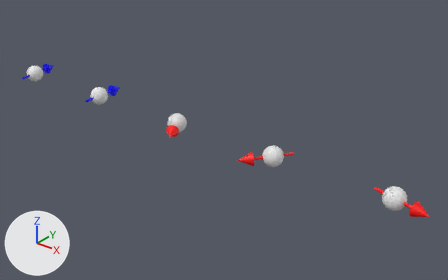
Before and after pictures for a commit that changed the Blender file Blender/spins1D.blend.
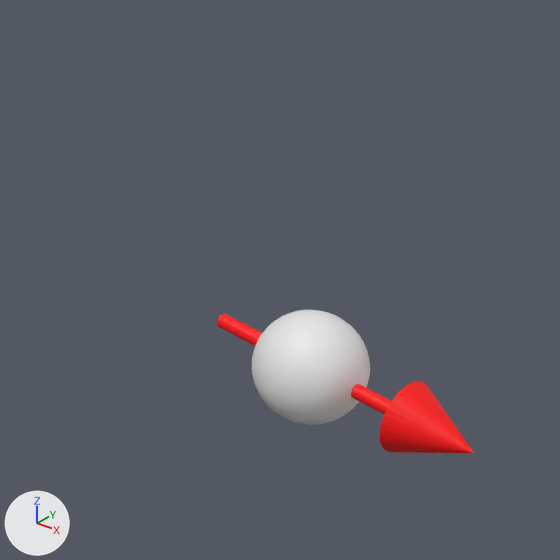
The first picture shows the older version from a 50 mm lens placed at (96.5, -64.0, 39.6), pointed at (42.8, 3.1, -2.1). The close-ups show both versions on the part from 73% to 100% of the width and 43% to 86% of the height of that picture; other places that the commit changed are outside them. The axes (+X, +Y, +Z) are drawn at lower left. The lights are the same throughout.

The scene before the commit, as lines of its bpy script (objects in view):
```python
mat_spin_color_4 = principled_material('Spin color 4')
mat_spin_color_4.base_color = (1.0, 0.0, 0.0)  # red #ff0000
me_cylinder_004 = bpy.data.meshes.new('Cylinder.004')
me_cylinder_004.from_pydata(...)  # 128 vertices, 98 faces; spans x -1.0..1.0, y -2.0..3.41, z -1.0..1.0
me_cylinder_004.materials.append(mat_spin_color_4)  # red #ff0000
me_sphere_004 = bpy.data.meshes.new('Sphere.004')
me_sphere_004.from_pydata(...)  # a UV sphere (32 segments, 16 rings, poles along z) spanning x -1.5..1.5, y -1.5..1.5, z -1.5..1.5
me_sphere_004.polygons.foreach_set('use_smooth', [True] * 512)
ob_cylinder_004 = bpy.data.objects.new('Cylinder.004', me_cylinder_004)
ob_cylinder_004.location = (72.0, 0.0, 0.0)
ob_cylinder_004.rotation_euler = (0.0, 0.0, 4.454)  # degrees (0, 0, 255)
ob_cylinder_004.scale = (1.0, 1.5, 1.0)
ob_sphere_004 = bpy.data.objects.new('Sphere.004', me_sphere_004)
ob_sphere_004.location = (72.0, 0.0, 0.0)
```
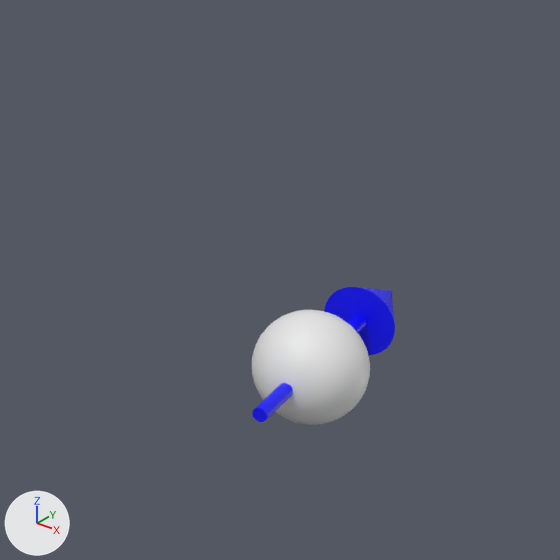
Location of each change, [x1, y1, x2, y2] in pixels of the close-ups (560 x 560 px):
'Cylinder.004', recoloured, turned: before [217, 314, 474, 453]; after [252, 287, 395, 422]

The change, as a diff of the scene's bpy script:
```diff
--- a/Blender/spins1D.blend.py
+++ b/Blender/spins1D.blend.py
@@ mat_spin_color_4 @@
 mat_spin_color_4 = principled_material('Spin color 4')
-mat_spin_color_4.base_color = (1.0, 0.0, 0.0)  # red #ff0000
+mat_spin_color_4.base_color = (0.0, 0.0, 1.0)  # blue #0000ff
@@ ob_cylinder_004 @@
 ob_cylinder_004.location = (72.0, 0.0, 0.0)
-ob_cylinder_004.rotation_euler = (0.0, 0.0, 4.454)  # degrees (0, 0, 255)
 ob_cylinder_004.scale = (1.0, 1.5, 1.0)
```
